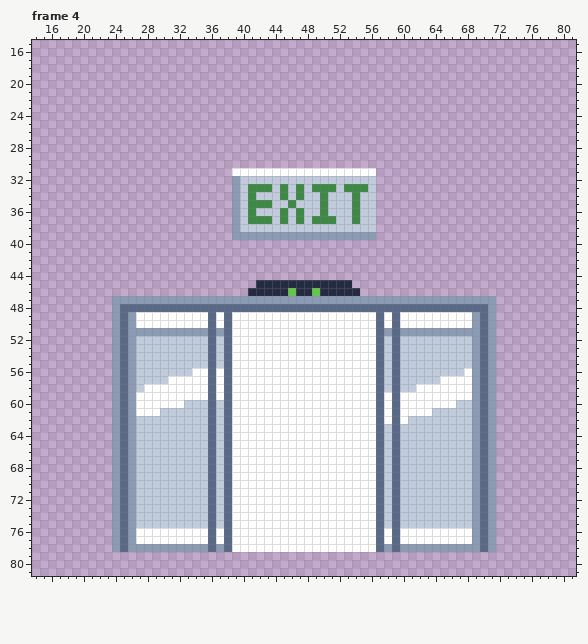
Pixel-art file: Aseprite/door.aseprite. Above is the file before it was changed.
80x80 pixels, 4 frames. Shown: frame 4: x 14..81, y 15..81. The old version is drawn lined up with the new one, on the new canvas. The commit also changed other frames, which this record leaves out.
After:
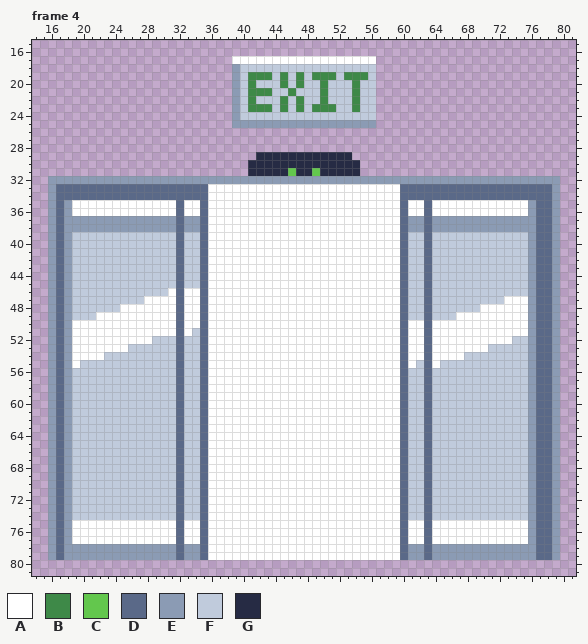
Palette (. is transparent): A #ffffff  B #3e8948  C #63c74d  D #5a6988  E #8b9bb4  F #c0cbdc  G #262b44
The edit:
canvas 80x80 -> 96x96, the old top-left corner now at 8,15
Changed rows in their new state; - is an unchanged pixel.
Frame 4:
first column x 39:
17 AAAAAAAAAAAAAAAAAA
18 EFFFFFFFFFFFFFFFFF
19 EFBBBFBFBFBBBFBBBF
20 EFBFFFBFBFFBFFFBFF
21 EFBBBFFBFFFBFFFBFF
22 EFBFFFBFBFFBFFFBFF
23 EFBBBFBFBFBBBFFBFF
24 EFFFFFFFFFFFFFFFFF
25 EEEEEEEEEEEEEEEEEE
first column x 16:
29 --------------------------GGGGGGGGGGGG--------------------------
30 -------------------------GGGGGGGGGGGGGG-------------------------
31 -----------------------..GGGGGCGGCGGGGG..-----------------------
32 EEEEEEEEEEEEEEEEEEEEEEE-EEEEEEEEEEEEEEEEEEEEEEEEEEEEEEEEEEEEEEEE
33 EDDDDDDDDDDDDDDDDDDDAAAAAAAAAAAAAAAAAAAAAAAADDDDDDDDDDDDDDDDDDDE
34 EDDDDDDDDDDDDDDDDDDDAAAAAAAAAAAAAAAAAAAAAAAADDDDDDDDDDDDDDDDDDDE
35 EDEAAAAAAAAAAAAADAADAAAAAAAAAAAAAAAAAAAAAAAADAADAAAAAAAAAAAAEDDE
36 EDEAAAAAAAAAAAAADAADAAAAAAAAAAAAAAAAAAAAAAAADAADAAAAAAAAAAAAEDDE
37 EDEEEEEEEEEEEEEEDEEDAAAAAAAAAAAAAAAAAAAAAAAADEEDEEEEEEEEEEEEEDDE
38 EDEEEEEEEEEEEEEEDEEDAAAAAAAAAAAAAAAAAAAAAAAADEEDEEEEEEEEEEEEEDDE
39 EDEFFFFFFFFFFFFFDFFDAAAAAAAAAAAAAAAAAAAAAAAADFFDFFFFFFFFFFFFEDDE
40 EDEFFFFFFFFFFFFFDFFDAAAAAAAAAAAAAAAAAAAAAAAADFFDFFFFFFFFFFFFEDDE
41 EDEFFFFFFFFFFFFFDFFDAAAAAAAAAAAAAAAAAAAAAAAADFFDFFFFFFFFFFFFEDDE
42 EDEFFFFFFFFFFFFFDFFDAAAAAAAAAAAAAAAAAAAAAAAADFFDFFFFFFFFFFFFEDDE
43 EDEFFFFFFFFFFFFFDFFDAAAAAAAAAAAAAAAAAAAAAAAADFFDFFFFFFFFFFFFEDDE
44 EDEFFFFFFFFFFFFFDFFDAAAAAAAAAAAAAAAAAAAAAAAADFFDFFFFFFFFFFFFEDDE
45 EDEFFFFFFFFFFFFFDFFDAAAAAAAAAAAAAAAAAAAAAAAADFFDFFFFFFFFFFFFEDDE
46 EDEFFFFFFFFFFFFADAADAAAAAAAAAAAAAAAAAAAAAAAADFFDFFFFFFFFFFFFEDDE
47 EDEFFFFFFFFFAAAADAADAAAAAAAAAAAAAAAAAAAAAAAADFFDFFFFFFFFFAAAEDDE
48 EDEFFFFFFAAAAAAA-AA-AAAAAAAAAAAAAAAAAAAAAAAA-FF-FFFFFFAAAAAAEDDE
49 EDEFFFAAAAA-----D--DA-A------------------A-ADFFDFFF--AAAAAAAEDDE
50 EDEAAAAAAAA-----D--DA-A------------------A-AD--D-----AAAAAAAEDDE
51 EDEAAAAAAAAAAAAADAFDAAA------------------AAADAADAAAAAAAAAAAAEDDE
52 EDEAAAAAAAAAA---D--DAAA------------------AAADAADAAAAAAAAAAFFEDDE
53 EDEAAAAAAAF-----D--DAAA------------------AAADAADAAAAAAAFFFFFEDDE
54 EDEAAAAFFFF-----D--DAAA------------------AAADAADAAAA-FFFFFFFEDDE
55 EDEAFFFFFFF-----D--DAAA------------------AAADA-DA----FFFFFFFEDDE
56 EDEFFFFFFFF-----D-FDA-A------------------AAAD--D----FFFFFFFFEDDE
57 EDEFFFFFFFF----FDFFDA-A------------------AAAD--D-FFFFFFFFFFFEDDE
58 EDEFFFFFFFF-FFFFDFFDA-A------------------AAAD-FDFFFFFFFFFFFFEDDE
59 EDEFFFFFFFFFFFFFDFFDA-A------------------A-ADFFDFFFFFFFFFFFFEDDE
60 EDEFFFFFFFFFFFFFD--DAAA------------------A-ADFFDFFF--FFFFFFFEDDE
61 EDEFFFFFFFFFFF--D--DAAA------------------A-ADFFD-----FFFFFFFEDDE
62 EDEFFFFFFFF-----D--DAAA------------------A-AD--D-----FFFFFFFEDDE
63 EDEFFFFFFFF-----D--DAAA------------------AAAD--D-----FFFFFFFEDDE
64 EDEFFFFFFFF-----D--DAAA------------------AAAD--D-----FFFFFFFEDDE
65 EDEFFFFFFFF-----D--DAAA------------------AAAD--D-----FFFFFFFEDDE
66 EDEFFFFFFFF-----D--DAAA------------------AAAD--D-----FFFFFFFEDDE
67 EDEFFFFFFFF-----D--DAAA------------------AAAD--D-----FFFFFFFEDDE
68 EDEFFFFFFFF-----D--DAAA------------------AAAD--D-----FFFFFFFEDDE
69 EDEFFFFFFFF-----D--DAAA------------------AAAD--D-----FFFFFFFEDDE
70 EDEFFFFFFFF-----D--DAAA------------------AAAD--D-----FFFFFFFEDDE
71 EDEFFFFFFFF-----D--DAAA------------------AAAD--D-----FFFFFFFEDDE
72 EDEFFFFFFFF-----D--DAAA------------------AAAD--D-----FFFFFFFEDDE
73 EDEFFFFFFFF-----D--DAAA------------------AAAD--D-----FFFFFFFEDDE
74 EDEFFFFFFFF-----D--DAAA------------------AAAD--D-----FFFFFFFEDDE
75 EDEAAAAAAAAAAAAADAADAAA------------------AAADAADAAAAAAAAAAAAEDDE
76 EDEAAAAAAAA-----D--DA-A------------------A-AD--D-----AAAAAAAEDDE
77 EDEAAAAAAAA-----D--DA-A------------------A-AD--D-----AAAAAAAEDDE
78 EDEEEEEE-E------D--DAAA------------------AAAD--D------E-EEEEEDDE
79 EDEEEEEEEEEEEEEEDEEDAAAAAAAAAAAAAAAAAAAAAAAADEEDEEEEEEEEEEEEEDDE
Pixel boxes of the changes (left, top, right, bottom) in both pictures:
changed: (48, 56, 560, 560)
